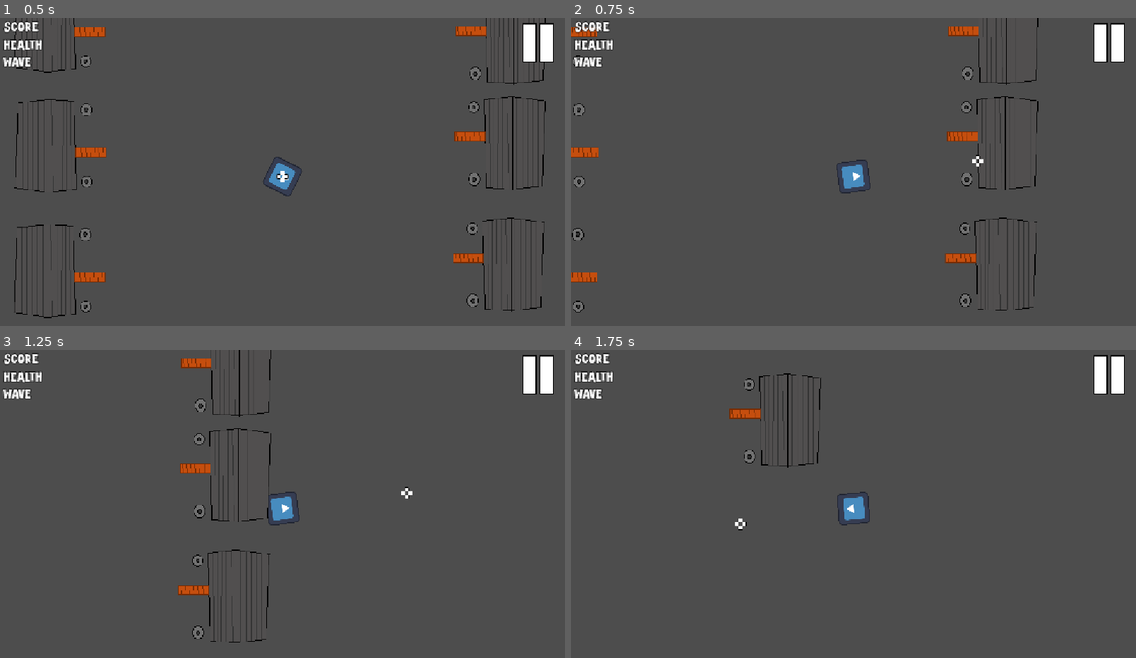
Above: before the commit, frames 1-4 (two rows, left to right).
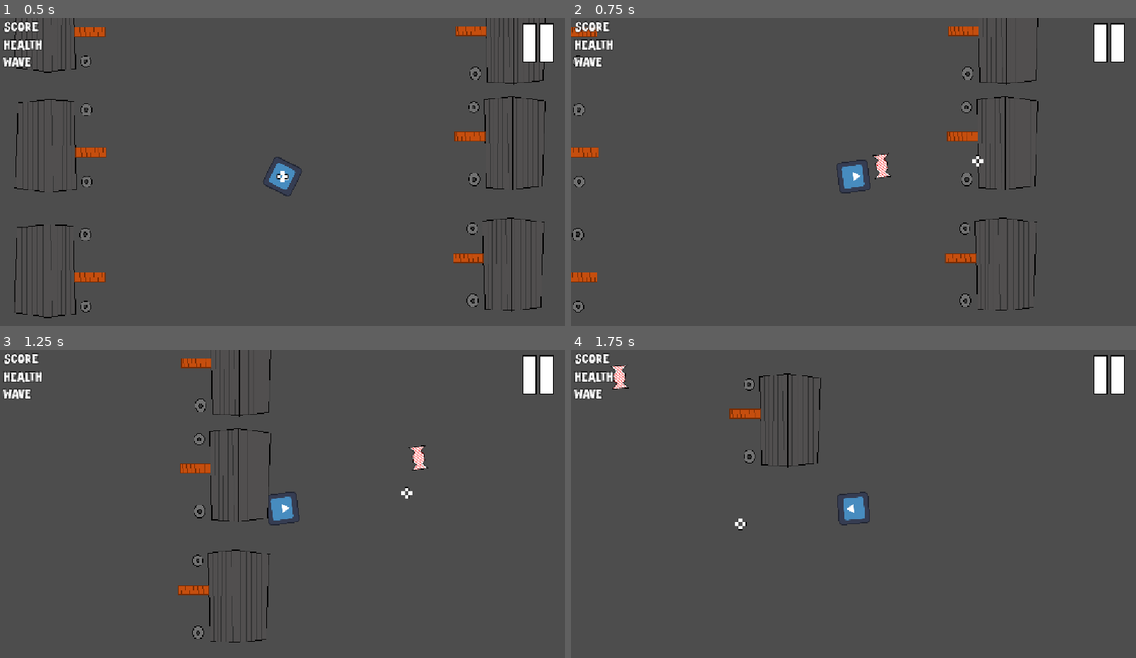
Above: after the commit, the same moments.

Repository: T8BG/HalloweenGameJam
Game: Godot game, scene res://Assets/Scenes/Areas/GameWorld.tscn
Two runs of this game, one before a commit and one after it. Both use one fixed random seed, a clock stepped at 60 frames per second and the inputs below. The project has no main scene, so this scene is started directly. The engine's default icon, where the game draws it, is replaced by a stand-in: a white triangle on a blue panel in a dark square.
Inputs (mouse positions are in pixels of both pictures, inside the frame that each line leads up to):
- Up to frame 1 (0.5 s): no input
- Up to frame 2 (0.75 s): tap Enter at 0.5 s; move the mouse to (977, 159) at 0.52 s; hold D (Right) from 0.53 s (still down); click (977, 159) at 0.6 s
- Up to frame 3 (1.25 s): keep holding D (Right)
- Up to frame 4 (1.75 s): move the mouse to (740, 525) at 1.27 s; release D (Right) at 1.28 s; hold S (Down) from 1.28 s (still down); click (740, 525) at 1.35 s

Frame 1 is identical in both runs. In frame 2, 0.2% of the frame differs, in the area x 53-57%, y 43-53%; in frame 3, 0.2%, in the area x 72-76%, y 30-40%; in frame 4, 0.2%.

Commit message:
Added Enemy Node & Title Screen Updates

Diff:
--- a/halloweenGameJam/Assets/Scenes/Areas/TitleScreen.tscn
+++ b/halloweenGameJam/Assets/Scenes/Areas/TitleScreen.tscn
@@ -73,10 +73,33 @@
 offset_right = 1155.0
 offset_bottom = 648.0
 
-[node name="CreditsLabel" type="Label" parent="HelpUI" unique_id=955326225]
-offset_right = 109.0
-offset_bottom = 23.0
-text = "CREDITS HERE"
+[node name="HelpLabel" type="Label" parent="HelpUI" unique_id=955326225]
+offset_left = 79.0
+offset_top = 62.0
+offset_right = 1106.0
+offset_bottom = 354.0
+theme_override_constants/outline_size = 25
+theme_override_fonts/font = ExtResource("2_i1ksy")
+theme_override_font_sizes/font_size = 35
+text = "                                                           Story:
+Uh oh! Halloween is almost over and the children are fiending for some candy!
+Defend your neighbourhood by throwing candy at the children! Do some
+trick-or-treating while you are at it!
+
+                                                         Controls:
+W or Up Arrow - Up
+S or Down Arrow - Down
+A or Left Arrow - Left
+D or Right Arrow - Right
+Left Click - Shoot
+Z - Trick-or-Treat"
+
+[node name="ExitHelp" type="Button" parent="HelpUI" unique_id=2006610817]
+offset_left = 516.0
+offset_top = 578.0
+offset_right = 666.0
+offset_bottom = 630.0
+text = "EXIT"
 
 [node name="CreditsUI" type="CanvasLayer" parent="." unique_id=1204783391]
 visible = false
@@ -86,15 +109,23 @@
 offset_bottom = 648.0
 
 [node name="CreditsLabel" type="Label" parent="CreditsUI" unique_id=495572679]
-offset_right = 109.0
-offset_bottom = 23.0
-text = "Whaaat
-"
+offset_left = 214.0
+offset_top = 186.0
+offset_right = 965.0
+offset_bottom = 419.0
+theme_override_constants/outline_size = 25
+theme_override_fonts/font = ExtResource("2_i1ksy")
+theme_override_font_sizes/font_size = 50
+text = "                         CREDITS:
+Programming: Cody Soloveoff
+Art: Cody Soloveoff
+Font: Scary Feet by Mehibi @ dafont.com"
 
 [node name="ExitCredits" type="Button" parent="CreditsUI" unique_id=684786200]
-offset_left = 4.53
-offset_right = 54.53
-offset_bottom = 50.0
+offset_left = 505.0
+offset_top = 581.0
+offset_right = 666.0
+offset_bottom = 631.0
 text = "EXIT
 "
 
@@ -102,3 +133,5 @@
 [connection signal="pressed" from="QuitButton" to="." method="_on_quit_button_pressed"]
 [connection signal="pressed" from="StartButton" to="." method="_on_start_button_pressed"]
 [connection signal="pressed" from="HelpButton" to="." method="_on_help_button_pressed"]
+[connection signal="pressed" from="HelpUI/ExitHelp" to="." method="_on_exit_help_pressed"]
+[connection signal="pressed" from="CreditsUI/ExitCredits" to="." method="_on_exit_credits_pressed"]
--- /dev/null
+++ b/halloweenGameJam/Assets/Scenes/child.tscn
@@ -0,0 +1,17 @@
+[gd_scene format=3 uid="uid://djwpdiuygb4wa"]
+
+[ext_resource type="Script" uid="uid://chcfqv2tf818p" path="res://Assets/Scripts/child.gd" id="1_x2ipb"]
+[ext_resource type="Texture2D" uid="uid://doy4vuslvruu6" path="res://icon.svg" id="2_oy2s6"]
+
+[sub_resource type="RectangleShape2D" id="RectangleShape2D_2gdrs"]
+size = Vector2(129, 128)
+
+[node name="Child" type="CharacterBody2D" unique_id=391200669]
+script = ExtResource("1_x2ipb")
+
+[node name="Sprite2D" type="Sprite2D" parent="." unique_id=166931867]
+texture = ExtResource("2_oy2s6")
+
+[node name="CollisionShape2D" type="CollisionShape2D" parent="." unique_id=228928668]
+position = Vector2(0.5, 1)
+shape = SubResource("RectangleShape2D_2gdrs")
--- a/halloweenGameJam/Assets/Scripts/candy_bullet.gd
+++ b/halloweenGameJam/Assets/Scripts/candy_bullet.gd
@@ -1,5 +1,5 @@
 extends Area2D
-const speed = 1000
+const speed = 1250
 # Called when the node enters the scene tree for the first time.
 func _ready() -> void:
 	pass # Replace with function body.
@@ -7,11 +7,13 @@
 
 # Called every frame. 'delta' is the elapsed time since the previous frame.
 func _process(delta: float) -> void:
-	position += transform.y * speed * delta
+	global_position += (global_transform.y * speed * delta) * -1
 	pass
 
 
 func _on_body_entered(body: Node2D) -> void:
+	if body.is_in_group("Player"):
+		return
 	if body.is_in_group("Children"):
 		body.queue_free()
 	queue_free()
--- /dev/null
+++ b/halloweenGameJam/Assets/Scripts/child.gd
@@ -0,0 +1,8 @@
+extends CharacterBody2D
+
+
+const SPEED = 300.0
+const JUMP_VELOCITY = -400.0
+
+func _ready() -> void:
+	add_to_group("Children")
--- a/halloweenGameJam/Assets/Scripts/player.gd
+++ b/halloweenGameJam/Assets/Scripts/player.gd
@@ -3,6 +3,9 @@
 var screen_size
 
 @export var Candy_Scene: PackedScene
+
+func _ready() -> void:
+	add_to_group("Player")
 
 func _physics_process(delta: float) -> void:
 	#Shoot stuff
--- a/halloweenGameJam/Assets/Scripts/title_screen.gd
+++ b/halloweenGameJam/Assets/Scripts/title_screen.gd
@@ -37,3 +37,13 @@
 func _on_credit_button_pressed() -> void:
 	creditsUI.show()
 	pass # Replace with function body.
+
+
+func _on_exit_help_pressed() -> void:
+	helpUI.hide()
+	pass # Replace with function body.
+
+
+func _on_exit_credits_pressed() -> void:
+	creditsUI.hide()
+	pass # Replace with function body.
Not shown, added: halloweenGameJam/Assets/Scripts/child.gd.uid
